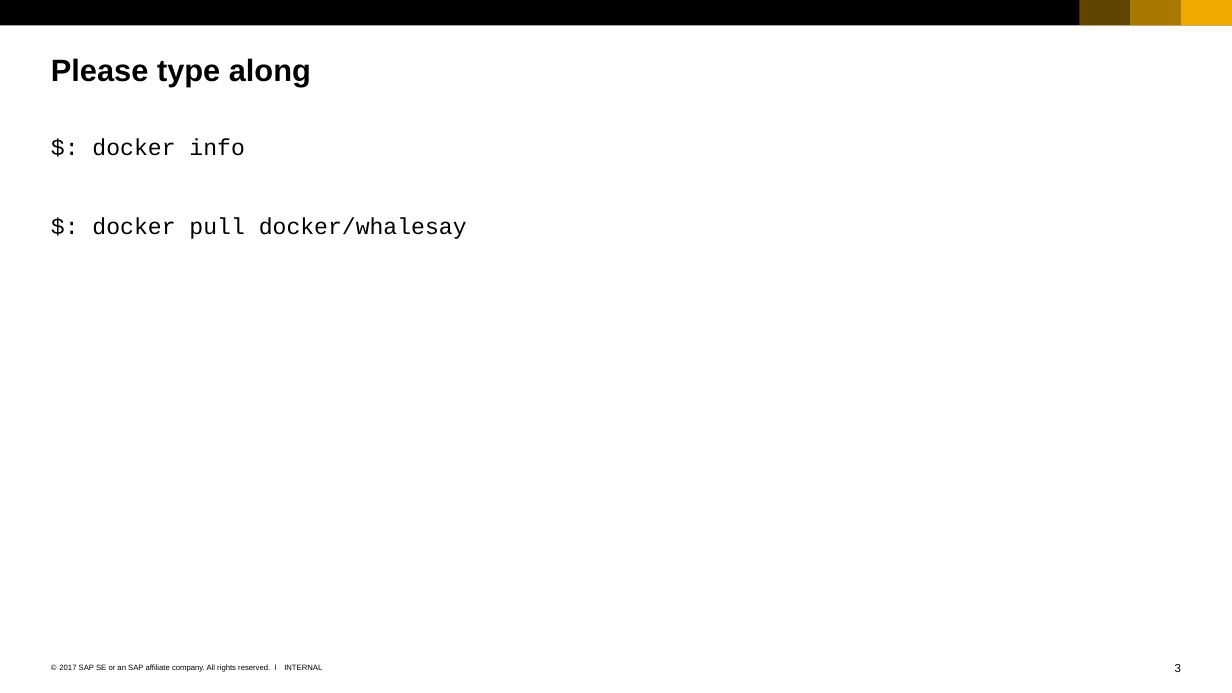
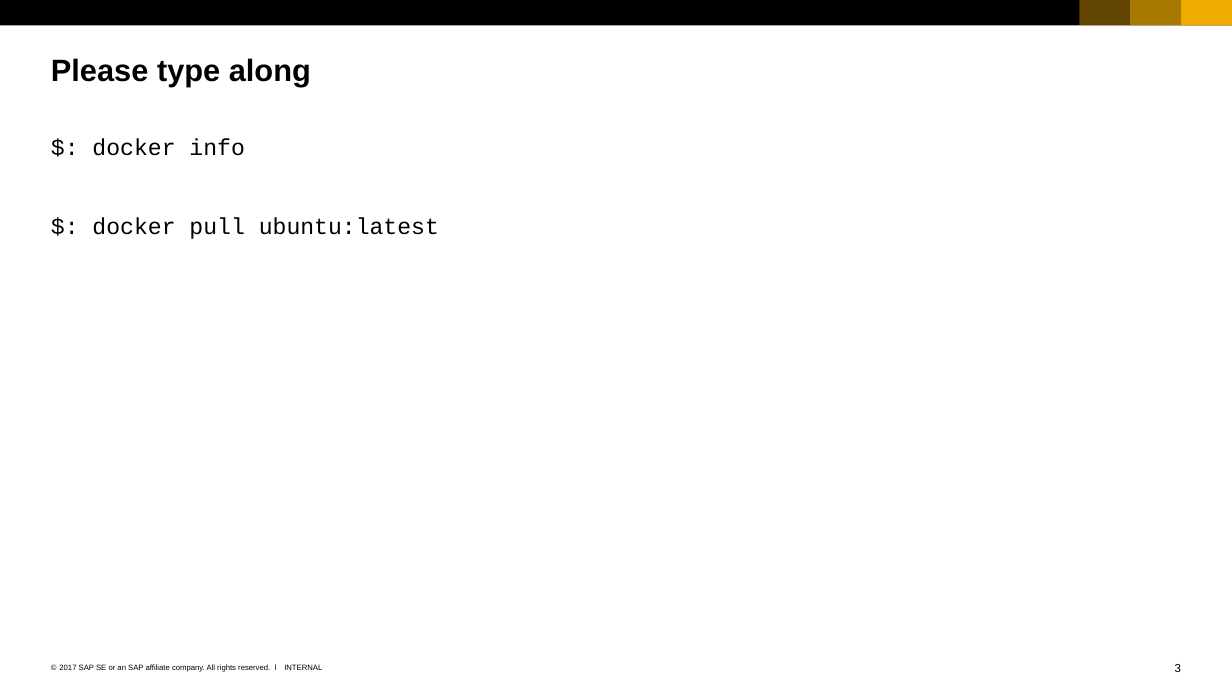
Before and after one commit to sriramrokkam/k8s-training, a slide deck: slide 3 of docker/02_Container_Lifecycle.pptx. Drawn at 1232x693 pixels with LibreOffice and Linux fonts; fonts in the diff are those of the drawing. Boxes give left, top, right and bottom in pixels: in the first picture for what was removed or moved away, otherwise in the second. Text is boxed around its words. In the diff, an @@ line names an element or a change of style, - is before the commit and + after.

Commit message:
update type along exercise using ubuntu image and installation of cowsay

```diff
--- a/docker/02_Container_Lifecycle.pptx
+++ b/docker/02_Container_Lifecycle.pptx
@@ text at [92,217,439,239]: text changed @@
-$: docker pull docker/whalesay
+$: docker pull ubuntu:latest
```
Also in this commit, not shown: 4 other slides changed.
